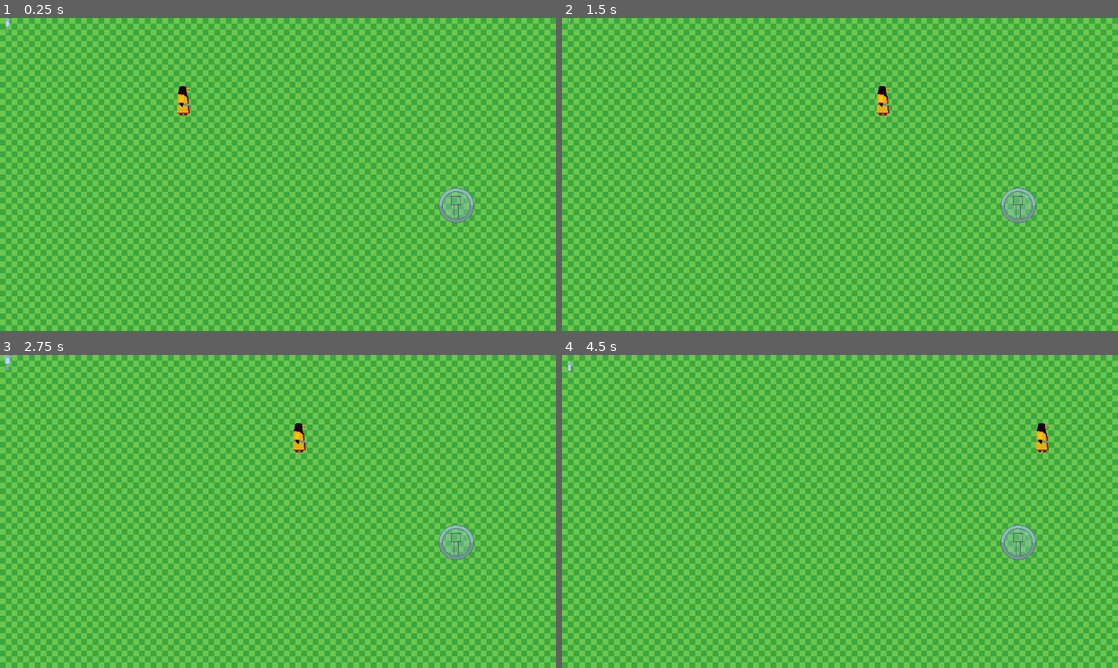
Above: before the commit, frames 1-4 (two rows, left to right).
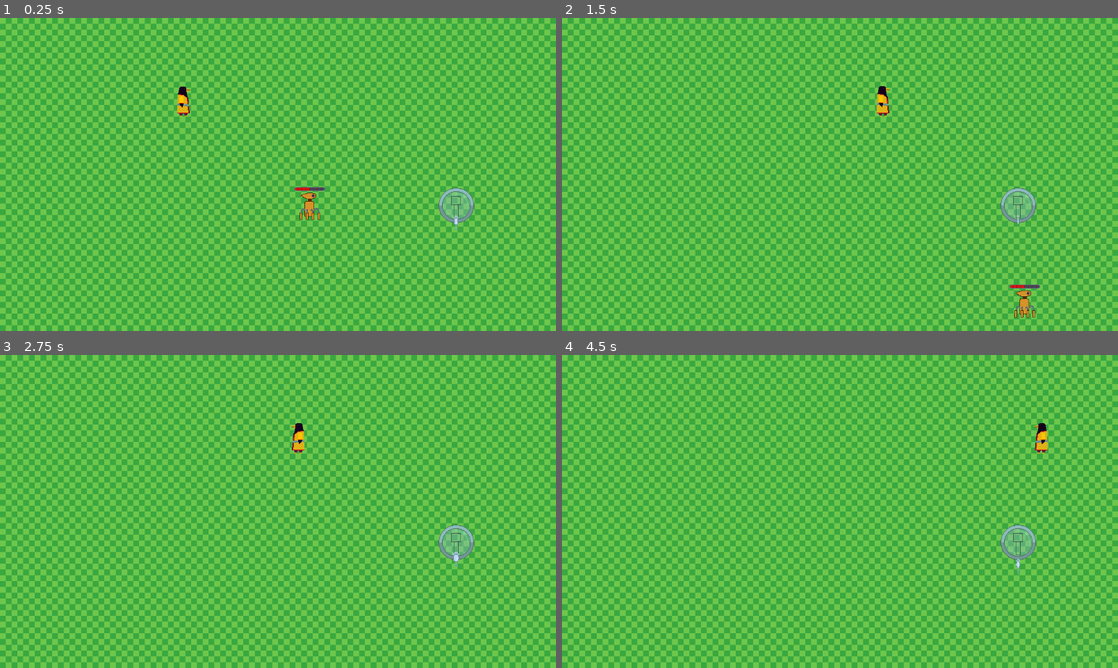
Above: after the commit, the same moments.

Repository: FreakyFrancis/TSA-GameDev-24
Game: Godot game, scene res://test_level.tscn
Same seed, same stepped clock (60 frames per second), same inputs: the game is played once before the commit and once after it.
Inputs:
- Up to frame 1 (0.25 s): no input
- Up to frame 2 (1.5 s): tap Enter (ui_accept) at 0.5, 0.77 s; hold Right (ui_right) from 0.53 s (still down)
- Up to frame 3 (2.75 s): tap Enter (ui_accept) at 1.52 s; release Right (ui_right) at 2.03 s; hold Left (ui_left) from 2.03 s (still down)
- Up to frame 4 (4.5 s): release Left (ui_left) at 2.78 s; hold Right (ui_right) 2.78-4.28 s; tap Enter (ui_accept) at 3.02, 3.77 s; hold Left (ui_left) from 4.28 s (still down)

The runs differ from the first frame. In frame 1, 0.3% of the frame differs, in the area x 0-83%, y 0-68%; in frame 2, 0.3%; in frame 3, 0.2%; in frame 4, 0.2%.

Commit message:
Added robot asset, added direction flipping, added health bar

Diff:
--- a/TSAGameDev24/enemy.tscn
+++ b/TSAGameDev24/enemy.tscn
@@ -1,11 +1,94 @@
-[gd_scene load_steps=4 format=3 uid="uid://c3rvanii1nxvi"]
+[gd_scene load_steps=18 format=3 uid="uid://c3rvanii1nxvi"]
 
 [ext_resource type="Script" path="res://foe.gd" id="1_sfa8e"]
+[ext_resource type="Texture2D" uid="uid://dmws313s5i34g" path="res://robot_walk.png" id="2_7q6nk"]
+[ext_resource type="Texture2D" uid="uid://dgoksh1u6y3i1" path="res://health_bar.png" id="3_bda66"]
 
 [sub_resource type="CircleShape2D" id="CircleShape2D_my4xf"]
-radius = 17.2627
+radius = 21.0238
+
+[sub_resource type="AtlasTexture" id="AtlasTexture_her72"]
+atlas = ExtResource("2_7q6nk")
+region = Rect2(0, 0, 48, 64)
+
+[sub_resource type="AtlasTexture" id="AtlasTexture_vn02b"]
+atlas = ExtResource("2_7q6nk")
+region = Rect2(48, 0, 48, 64)
+
+[sub_resource type="AtlasTexture" id="AtlasTexture_finsi"]
+atlas = ExtResource("2_7q6nk")
+region = Rect2(96, 0, 48, 64)
+
+[sub_resource type="AtlasTexture" id="AtlasTexture_4r88t"]
+atlas = ExtResource("2_7q6nk")
+region = Rect2(144, 0, 48, 64)
+
+[sub_resource type="AtlasTexture" id="AtlasTexture_ol76b"]
+atlas = ExtResource("2_7q6nk")
+region = Rect2(192, 0, 48, 64)
+
+[sub_resource type="AtlasTexture" id="AtlasTexture_gl7gx"]
+atlas = ExtResource("2_7q6nk")
+region = Rect2(240, 0, 48, 64)
+
+[sub_resource type="AtlasTexture" id="AtlasTexture_xr5ic"]
+atlas = ExtResource("2_7q6nk")
+region = Rect2(288, 0, 48, 64)
+
+[sub_resource type="AtlasTexture" id="AtlasTexture_dve5b"]
+atlas = ExtResource("2_7q6nk")
+region = Rect2(336, 0, 48, 64)
+
+[sub_resource type="AtlasTexture" id="AtlasTexture_mlxq2"]
+atlas = ExtResource("2_7q6nk")
+region = Rect2(384, 0, 48, 64)
 
 [sub_resource type="SpriteFrames" id="SpriteFrames_7tiua"]
+animations = [{
+"frames": [{
+"duration": 1.0,
+"texture": SubResource("AtlasTexture_her72")
+}, {
+"duration": 1.0,
+"texture": SubResource("AtlasTexture_vn02b")
+}, {
+"duration": 1.0,
+"texture": SubResource("AtlasTexture_finsi")
+}, {
+"duration": 1.0,
+"texture": SubResource("AtlasTexture_4r88t")
+}, {
+"duration": 1.0,
+"texture": SubResource("AtlasTexture_ol76b")
+}, {
+"duration": 1.0,
+"texture": SubResource("AtlasTexture_gl7gx")
+}, {
+"duration": 1.0,
+"texture": SubResource("AtlasTexture_xr5ic")
+}, {
+"duration": 1.0,
+"texture": SubResource("AtlasTexture_dve5b")
+}, {
+"duration": 1.0,
+"texture": SubResource("AtlasTexture_mlxq2")
+}],
+"loop": true,
+"name": &"default",
+"speed": 8.0
+}]
+
+[sub_resource type="AtlasTexture" id="AtlasTexture_8s8qj"]
+atlas = ExtResource("3_bda66")
+region = Rect2(0, 0, 64, 8)
+
+[sub_resource type="AtlasTexture" id="AtlasTexture_v56cm"]
+atlas = ExtResource("3_bda66")
+region = Rect2(128, 0, 64, 8)
+
+[sub_resource type="AtlasTexture" id="AtlasTexture_vk2t3"]
+atlas = ExtResource("3_bda66")
+region = Rect2(64, 0, 64, 8)
 
 [node name="CharacterBody2D" type="CharacterBody2D"]
 script = ExtResource("1_sfa8e")
@@ -14,6 +97,20 @@
 shape = SubResource("CircleShape2D_my4xf")
 
 [node name="AnimatedSprite2D" type="AnimatedSprite2D" parent="."]
+texture_filter = 1
+position = Vector2(0, -20)
 sprite_frames = SubResource("SpriteFrames_7tiua")
+frame_progress = 0.702861
 
 [node name="Enemy" type="Node2D" parent="."]
+
+[node name="TextureProgressBar" type="TextureProgressBar" parent="."]
+texture_filter = 1
+offset_left = -31.0
+offset_top = -58.0
+offset_right = 33.0
+offset_bottom = -50.0
+value = 50.0
+texture_under = SubResource("AtlasTexture_8s8qj")
+texture_over = SubResource("AtlasTexture_v56cm")
+texture_progress = SubResource("AtlasTexture_vk2t3")
--- a/TSAGameDev24/foe.gd
+++ b/TSAGameDev24/foe.gd
@@ -25,6 +25,8 @@
 	pass
 
 func ave(pps):
+	if pps.size()==0:
+		return Vector2(0,0)
 	var x = 0;
 	var y = 0;
 	for vect in pps:
--- a/TSAGameDev24/mirror.gd
+++ b/TSAGameDev24/mirror.gd
@@ -5,9 +5,9 @@
 func _ready():
 	#move_to_front()
 	#print(get_parent())
-	position = get_parent().position
+	global_position = get_parent().global_position
 	#print(position)
-	$AnimatedSprite2D.play("Startup")
+	$AnimatedSprite2D.play("default")
 	pass # Replace with function body.
 
 # Called every frame. 'delta' is the elapsed time since the previous frame.
@@ -15,8 +15,8 @@
 	counter+=delta;
 	$AnimatedSprite2D.position.y = $AnimatedSprite2D.position.y + sin(5*counter)
 	$AnimatedSprite2D.scale.x = sin(2*counter)
-	global_position = global_position + to_local((delta)*(-global_position +  get_parent().global_position))
-	print(delta)
+	#global_position = global_position + to_local((delta)*(-global_position +  get_parent().global_position))
+	print(position)
 	pass
 
 
--- a/TSAGameDev24/project.godot
+++ b/TSAGameDev24/project.godot
@@ -18,6 +18,12 @@
 [display]
 
 window/stretch/mode="viewport"
+
+[global_group]
+
+Player=""
+obj=""
+Enemy=""
 
 [input]
 
--- a/TSAGameDev24/tali.gd
+++ b/TSAGameDev24/tali.gd
@@ -9,20 +9,20 @@
 var talisman_counter = 0
 var talismans = []
 var dmg = 10;
-var poly = CollisionPolygon2D.new()
 
 func _draw():
 	#print(talismans.size())
 	# Draw line from player to each talisman
 	if talismans:
 		var tal_pos = to_local(talismans[-1].global_position)
-		draw_line(Vector2.ZERO, tal_pos, Color(0.667, 0.881, 0.898), 10)
+		#draw_line(Vector2.ZERO, tal_pos, Color(0.667, 0.881, 0.898), 10)
 		#print(tal_pos)
 		for i in range(talismans.size()):
 			tal_pos = to_local(talismans[i].global_position)
 			if i > 0:
 				var prev_tal_pos = to_local(talismans[i - 1].global_position)
 				draw_line(prev_tal_pos, tal_pos, Color(0.085, 0.911, 0.94), 10)
+		draw_line(to_local(talismans[-1].global_position),to_local(talismans[0].global_position),Color(0.085, 0.911, 0.94), 10)
 
 func _physics_process(delta):
 	queue_redraw()
@@ -31,15 +31,25 @@
 	var xdirection = Input.get_axis(Player + "_left", Player + "_right")
 	if xdirection:
 		velocity.x = xdirection * SPEED
+		if(xdirection<0):
+			$AnimatedSprite2D.flip_h = true
+		else:
+			$AnimatedSprite2D.flip_h = false
+		$AnimatedSprite2D.play("Walk")
 	else:
 		velocity.x = move_toward(velocity.x, 0, SPEED)
+
 
 	var ydirection = Input.get_axis(Player + "_up", Player + "_down")
 	if ydirection:
 		velocity.y = ydirection * SPEED
+		$AnimatedSprite2D.play("Walk")
 	else:
 		velocity.y = move_toward(velocity.y, 0, SPEED)
 	move_and_slide()
+
+	if(not (xdirection and ydirection)):
+		$AnimatedSprite2D.play("Idle")
 
 func _input(event):
 	if event.is_action_pressed(Player + "_Action"):
@@ -65,8 +75,9 @@
 			talismans[0].queue_free()
 			talismans.remove_at(0)
 			talisman_counter-=1;
-		poly.polygon = PackedVector2Array(talismans.map(func(tal):return tal.position))
-		print(poly)
+		$Area2D/CollisionPolygon2D.polygon = PackedVector2Array([global_position])+PackedVector2Array(talismans.map(func(tal):return tal.global_position))
+		$Area2D/CollisionPolygon2D/Polygon2D.polygon  = $Area2D/CollisionPolygon2D.polygon
+		#print(poly)
 
 func _on_dash_cooldown_timeout():
 	CAN_DASH = true
@@ -75,8 +86,8 @@
 
 
 func _on_area_2d_body_entered(body):
-	if body.get_Name() == "Enemy":
-		body.dmg_tick(dmg,poly)
+	if "Enemy" in body.get_groups():
+		body.dmg_tick(dmg,$Area2D/CollisionPolygon2D)
 	pass # Replace with function body.
 
 
--- a/TSAGameDev24/tali.tscn
+++ b/TSAGameDev24/tali.tscn
@@ -100,7 +100,7 @@
 "texture": SubResource("AtlasTexture_05orp")
 }],
 "loop": true,
-"name": &"new_animation",
+"name": &"Walk",
 "speed": 5.0
 }]
 
@@ -120,12 +120,14 @@
 position = Vector2(0, -27)
 polygon = PackedVector2Array(0, 27)
 
+[node name="Polygon2D" type="Polygon2D" parent="Area2D/CollisionPolygon2D"]
+color = Color(0.2106, 0.42887, 0.78, 0.698039)
+
 [node name="AnimatedSprite2D" type="AnimatedSprite2D" parent="."]
 texture_filter = 1
 position = Vector2(-1, -32)
 sprite_frames = SubResource("SpriteFrames_i878q")
-animation = &"Idle"
-frame_progress = 0.93157
+animation = &"Walk"
 
 [connection signal="timeout" from="Dash_Cooldown" to="." method="_on_dash_cooldown_timeout"]
 [connection signal="body_entered" from="Area2D" to="." method="_on_area_2d_body_entered"]
--- a/TSAGameDev24/talisman.gd
+++ b/TSAGameDev24/talisman.gd
@@ -5,7 +5,7 @@
 func _ready():
 	#move_to_front()
 	#print(get_parent())
-	position = get_parent().get_child(3).position
+	position = get_tree().get_nodes_in_group("Player")[1].position
 	#print(position)
 	$AnimatedSprite2D.play("Startup")
 	pass # Replace with function body.
--- a/TSAGameDev24/talisman.tscn
+++ b/TSAGameDev24/talisman.tscn
@@ -99,7 +99,7 @@
 "speed": 5.0
 }]
 
-[node name="Talisman" type="Node2D"]
+[node name="Talisman" type="Node2D" groups=["obj"]]
 script = ExtResource("1_f26h4")
 
 [node name="AnimatedSprite2D" type="AnimatedSprite2D" parent="."]
--- a/TSAGameDev24/test_level.tscn
+++ b/TSAGameDev24/test_level.tscn
@@ -1,9 +1,10 @@
-[gd_scene load_steps=7 format=4 uid="uid://bvimfgd4q6xvn"]
+[gd_scene load_steps=8 format=4 uid="uid://bvimfgd4q6xvn"]
 
 [ext_resource type="Texture2D" uid="uid://brqb1o6rueblm" path="res://New Piskel-2.png.png" id="1_dg46a"]
 [ext_resource type="PackedScene" uid="uid://bsyk26131yma" path="res://tali.tscn" id="2_h516y"]
 [ext_resource type="PackedScene" uid="uid://baldhw7mmjrpd" path="res://Mirr.tscn" id="2_hp6p1"]
 [ext_resource type="PackedScene" uid="uid://dcew24g2tu4gs" path="res://mirror.tscn" id="3_10v1w"]
+[ext_resource type="PackedScene" uid="uid://c3rvanii1nxvi" path="res://enemy.tscn" id="5_xo1eq"]
 
 [sub_resource type="TileSetAtlasSource" id="TileSetAtlasSource_3nfm4"]
 texture = ExtResource("1_dg46a")
@@ -21,11 +22,14 @@
 tile_map_data = PackedByteArray("AAABAAQAAgAAAAAAAAAAAAAAAgAAAAAAAAAAAAEAAgAAAAAAAAAAAAIAAgAAAAAAAAAAAAMAAgAAAAAAAAAAAA …(20656 unchanged characters)…
 tile_set = SubResource("TileSet_881ld")
 
-[node name="Mirr" parent="." instance=ExtResource("2_hp6p1")]
+[node name="Mirr" parent="." groups=["Player"] instance=ExtResource("2_hp6p1")]
 position = Vector2(945, 415)
 
-[node name="Mirror" parent="Mirr" instance=ExtResource("3_10v1w")]
+[node name="Mirror" parent="Mirr" groups=["obj"] instance=ExtResource("3_10v1w")]
 position = Vector2(-116, -32)
 
-[node name="Tali" parent="." instance=ExtResource("2_h516y")]
+[node name="Tali" parent="." groups=["Player"] instance=ExtResource("2_h516y")]
 position = Vector2(380, 204)
+
+[node name="Enemy" parent="." groups=["Enemy"] instance=ExtResource("5_xo1eq")]
+position = Vector2(578, 368)
Binary file added: TSAGameDev24/health_bar.png
Not shown, added: TSAGameDev24/health_bar.png.import
Binary file added: TSAGameDev24/robot_walk.png
Not shown, added: TSAGameDev24/robot_walk.png.import
